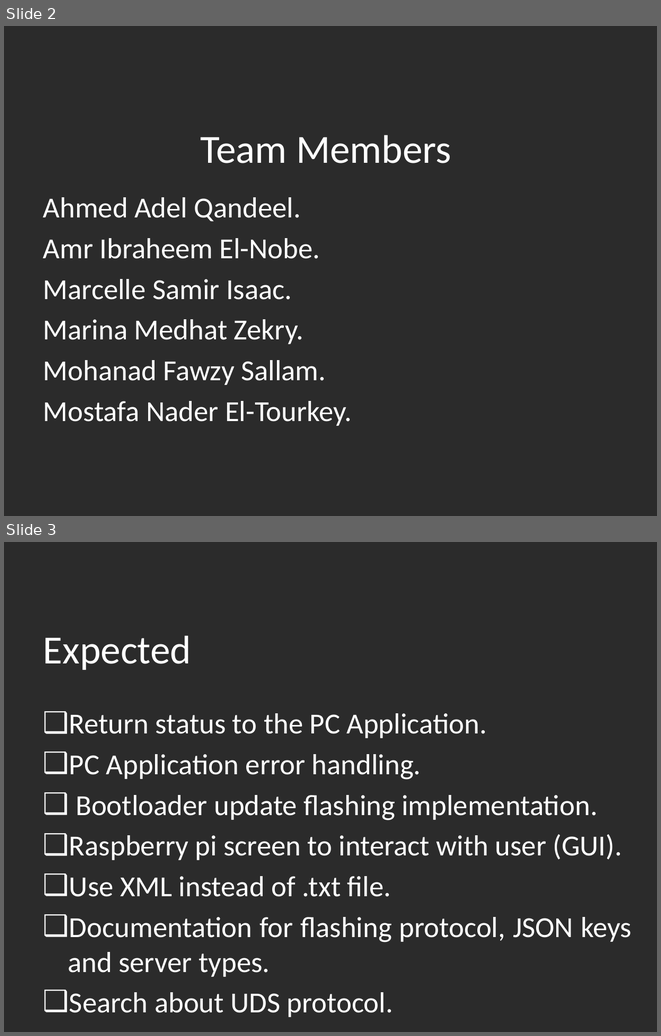
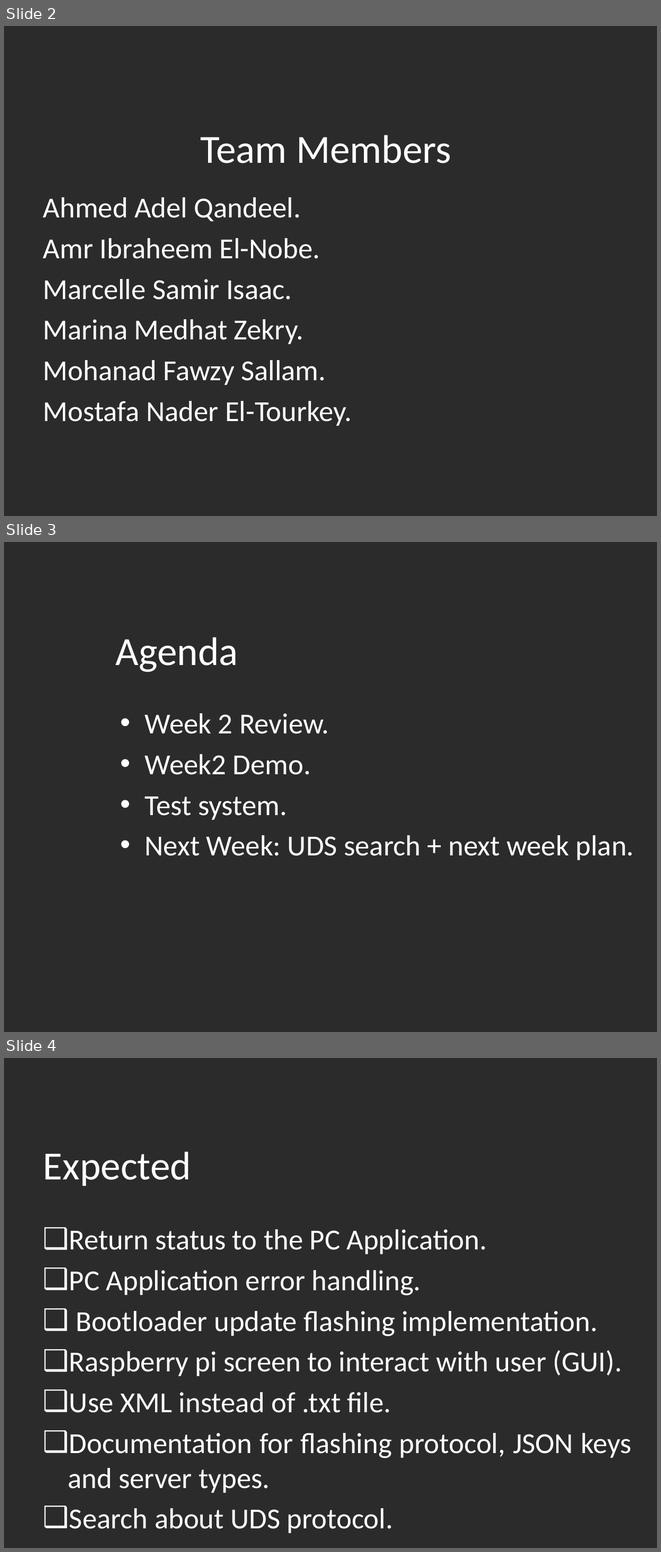
Before and after one commit to Marcelle-Samir/Firmware_Over_The_Air, a slide deck: project Documentation/Second week/Week 2 review.pptx. Shown one above the other, each under a label of ours: slides 2 and 3 before the commit, slides 2, 3 and 4 after it. The pictures are 661x1036 and 661x1552 pixels, drawn with LibreOffice and Linux fonts; fonts in the diff are those of the drawing; background and template pictures are left out; a plain dark background stands for a picture behind light text. Boxes give left, top, right and bottom in pixels: in the first picture for what was removed or moved away, otherwise in the second. Text is boxed around its words. In the diff, an @@ line names an element or a change of style, - is before the commit and + after.

Commit message:
update UDS search

```diff
--- a/project Documentation/Second week/Week 2 review.pptx
+++ b/project Documentation/Second week/Week 2 review.pptx
@@ slide 3 added at box(4, 542, 657, 1032), background picture (left out) @@
@@ text added at box(116, 637, 238, 672), 44 pt, text #FFFFFF @@
+Agenda
@@ text added at box(144, 713, 634, 860), 32 pt, text #FFFFFF @@
+• Week 2 Review.
+• Week2 Demo.
+• Test system.
+• Next Week: UDS search + next week plan.
@@ what was slide 3 is now slide 4 @@
```
Also in this commit, not shown: 1 other file.
